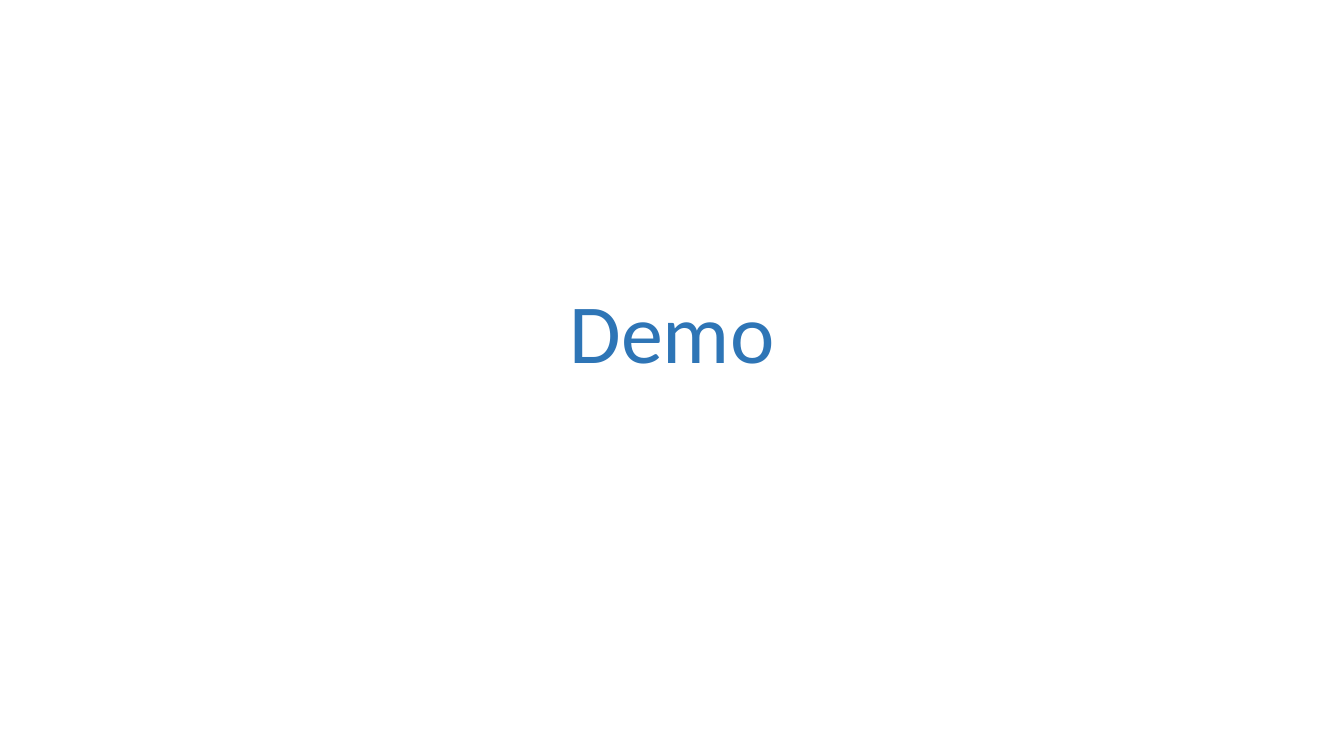
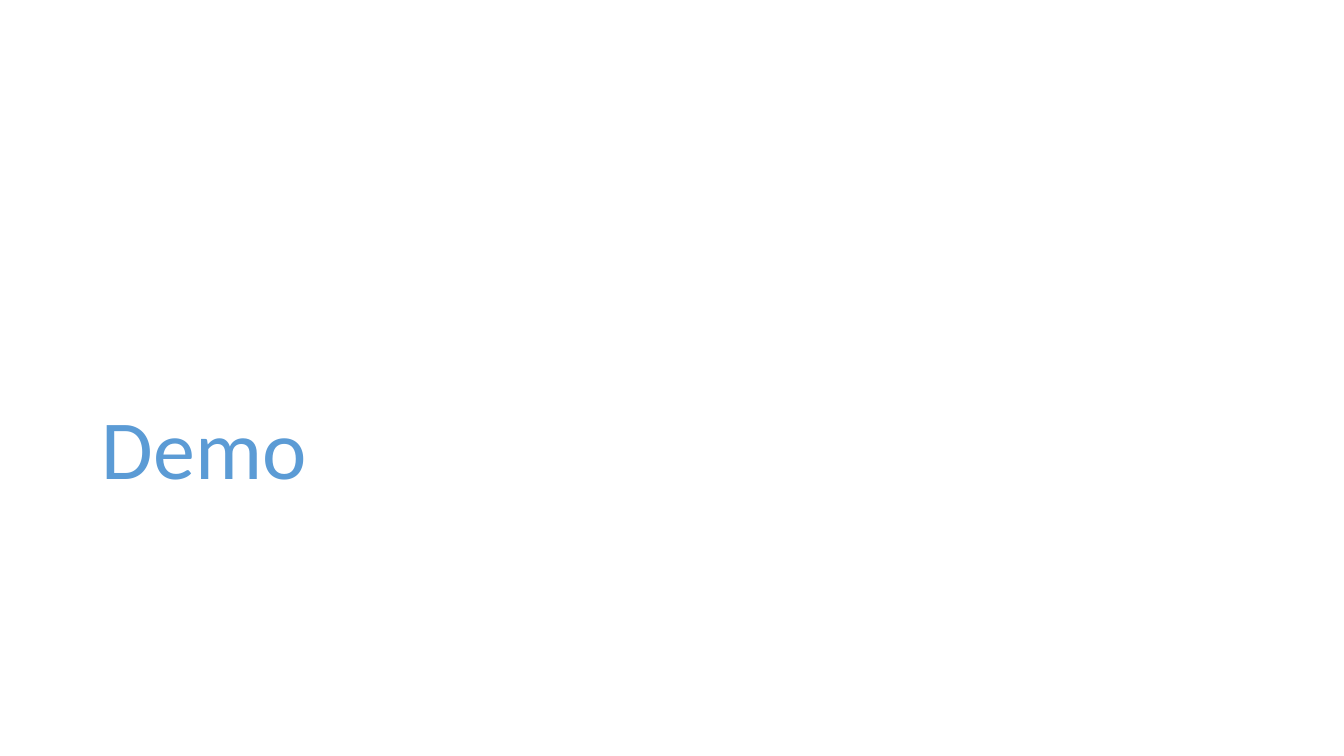
Before and after one commit to dbafromthecold/IntroToPartitioning, a slide deck: slide 14 of Intro to Partitioning.pptx. Drawn at 1344x756 pixels with LibreOffice and Linux fonts; fonts in the diff are those of the drawing; background and template pictures are left out. Boxes give left, top, right and bottom in pixels: in the first picture for what was removed or moved away, otherwise in the second. Text is boxed around its words. In the diff, an @@ line names an element or a change of style, - is before the commit and + after.

```diff
--- a/Intro to Partitioning.pptx
+++ b/Intro to Partitioning.pptx
@@ title "Demo": place and size @@
-title "Demo" at bbox=[570, 309, 775, 364]
+title "Demo" at bbox=[102, 425, 307, 480]
@@ title "Demo" at bbox=[102, 425, 307, 480]: text colour #2E75B6 to #5B9BD5; alignment centre to left @@
```
Also in this commit, not shown: 9 other slides changed, 8 slides added, 1 slide removed, 5 other files.
